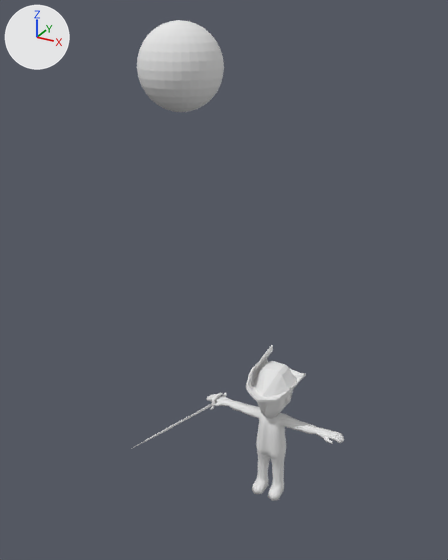
Renders of the Blender file sources/res/character/Usarane/Usarane_new.blend from each side of a commit.
One viewpoint serves both versions: a 50 mm lens placed at (2.54, -5.88, 5.77), pointed at (-0.27, -0.77, 3.21). Lighting does not change. The marker at upper left points along +X, +Y and +Z.
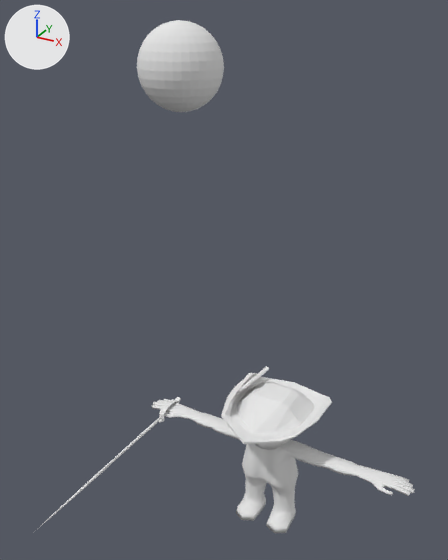
What differs and where, as boxes [x1, y1, x2, y2] in the pictures (448 x 560 px):
'Sphere', moved, rescaled (92% wider, 19% taller): before [207, 389, 344, 501]; after [151, 399, 415, 533]
'Cube', moved, rescaled (84% wider, 36% taller): before [246, 345, 306, 402]; after [221, 366, 332, 444]
'Cube.001', moved, turned, rescaled: before [131, 393, 227, 449]; after [33, 397, 181, 533]

What the commit changed:
Object 'Sphere' (ob_sphere) moves from (0.0, 0.0, 0.0) to (0.0, 0.0, -0.37).
Object 'Sphere' (ob_sphere) is rescaled from (0.292, 0.292, 0.292) to (0.566, 0.493, 0.291).
Object 'Cube.001' (ob_cube_001) moves from (-0.73, 0.2, 1.08) to (-1.51, 0.31, 0.73).
Object 'Cube.001' (ob_cube_001) turns from (0.5, -85, 78) to (59, -89, 30) degrees about x, y and z.
Object 'Cube.001' (ob_cube_001) is rescaled from (0.0757, 0.0757, 0.0757) to (0.0754, 0.146, 0.128).
Object 'Cube' (ob_cube) moves from (0.0, 0.03, 1.09) to (0.0, 0.05, 0.72).
Object 'Cube' (ob_cube) is rescaled from (0.286, 0.343, 0.417) to (0.553, 0.579, 0.416).
